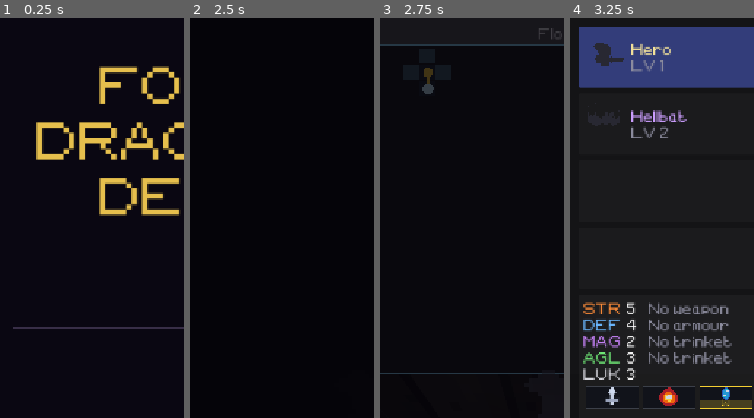
Above: before the commit, frames 1-4 (left to right).
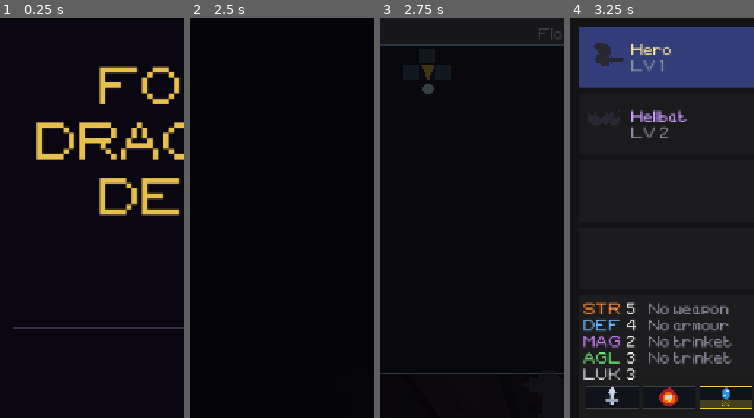
Above: after the commit, the same moments.

Repository: tausiftt5238/four-dragons-deep
Game: Godot game, scene res://scenes/title.tscn
The game is run twice, just before and just after one commit, with the same random seed, the same clock (stepped at 60 frames per second) and the same inputs.
Inputs (mouse positions are % of the whole screen's width and height, from its top left):
- Up to frame 1 (0.25 s): no input
- Up to frame 2 (2.5 s): click "NEW GAME" at 0.5 s; click "NEW GAME" at 1.25 s; click "Skip" at 2 s
- Up to frame 3 (2.75 s): no input
- Up to frame 4 (3.25 s): tap Enter at 2.75 s; move the mouse to (72, 45) at 2.77 s; hold D (right) from 2.78 s (still down); hold X (no) from 2.78 s (still down); click (72, 45) at 2.92 s; tap Z (ui_accept) at 3.02 s
The pictures show only the part of the screen within x 0-50%, y 0-50%; the shares and areas given below are measured in that part.

Frames 1-2 are identical in both runs. In frame 3, less than 0.1% of the frame differs, in the area x 22-30%, y 11-17%; in frame 4, nothing differs.

Commit message:
Map marks the hero with a facing triangle, as the legend does; the fight's turn mark is the battle triangle on its side
Co-Authored-By: Claude Opus 5.5 <noreply@anthropic.com>
Claude-Session: https://claude.ai/code/session_01XmT6KBpVQdMo7RAVghnEp7

Diff:
--- a/scripts/ui/explore_hud.gd
+++ b/scripts/ui/explore_hud.gd
@@ -505,7 +505,7 @@
 		match kind:
 			"you":
 				draw_colored_polygon(PackedVector2Array([Vector2(c.x, 0), Vector2(0, s.y),
-						Vector2(s.x, s.y)]), Color(1.0, 0.86, 0.42))
+						Vector2(s.x, s.y)]), Minimap.C_PLAYER)
 			"orb":
 				draw_circle(c, s.x / 2.0, Minimap.C_ORB)
 			"portal":
--- a/scripts/ui/ui_glyph.gd
+++ b/scripts/ui/ui_glyph.gd
@@ -8,7 +8,7 @@
 # missing from a font.
 class_name UIGlyph extends Control
 
-enum Shape { PIPS, CARET_DOWN, CARET_UP }
+enum Shape { PIPS, CARET_DOWN, CARET_UP, CARET_RIGHT }
 
 const PIP_R:    float = 4.0
 const PIP_STEP: float = 12.0
@@ -97,6 +97,16 @@
 	return g
 
 
+# The same triangle turned on its side, for pointing at a name in a list.
+static func caret_right(color: Color) -> UIGlyph:
+	var g: UIGlyph = UIGlyph.new()
+	g.shape = Shape.CARET_RIGHT
+	g.tint = color
+	g.mouse_filter = Control.MOUSE_FILTER_IGNORE
+	g.custom_minimum_size = Vector2(CARET_H + 4.0, CARET_W)
+	return g
+
+
 func set_pips(in_hand: int, half: int) -> void:
 	if in_hand == full and half == spent:
 		return
@@ -120,6 +130,7 @@
 		Shape.PIPS:    _draw_pips()
 		Shape.CARET_DOWN: _draw_caret(true)
 		Shape.CARET_UP:   _draw_caret(false)
+		Shape.CARET_RIGHT: _draw_caret_right()
 
 
 func _draw_pips() -> void:
@@ -180,3 +191,13 @@
 		pts.append(Vector2(cx + CARET_W * 0.5, top + CARET_H))
 		pts.append(Vector2(cx - CARET_W * 0.5, top + CARET_H))
 	draw_colored_polygon(pts, tint)
+
+
+func _draw_caret_right() -> void:
+	var left: float = (size.x - CARET_H) * 0.5
+	var cy: float = size.y * 0.5
+	draw_colored_polygon(PackedVector2Array([
+		Vector2(left, cy - CARET_W * 0.5),
+		Vector2(left + CARET_H, cy),
+		Vector2(left, cy + CARET_W * 0.5),
+	]), tint)
--- a/scripts/world/minimap.gd
+++ b/scripts/world/minimap.gd
@@ -233,10 +233,16 @@
 	if not whole_floor:
 		pcx = PAD + VIEW_HALF * cell + cell * 0.5
 		pcy = PAD + VIEW_HALF * cell + cell * 0.5
+	# A triangle pointing the way the hero faces, as the legend shows it.
 	var center: Vector2 = Vector2(pcx, pcy)
-	var tip: Vector2 = center + FACING_DIR[player_facing] * (cell * 0.65)
-	draw_circle(center, maxf(2.0, cell * 0.3), C_PLAYER)
-	draw_line(center, tip, C_PLAYER, maxf(1.5, cell * 0.18))
+	var ahead: Vector2 = FACING_DIR[player_facing]
+	var side: Vector2 = Vector2(-ahead.y, ahead.x)
+	var r: float = maxf(3.0, cell * 0.5)
+	draw_colored_polygon(PackedVector2Array([
+		center + ahead * r,
+		center - ahead * r + side * r * 0.85,
+		center - ahead * r - side * r * 0.85,
+	]), C_PLAYER)
 
 	draw_rect(Rect2(Vector2.ZERO, Vector2(map_w, map_h)), border_color, false, 1.5)
 
